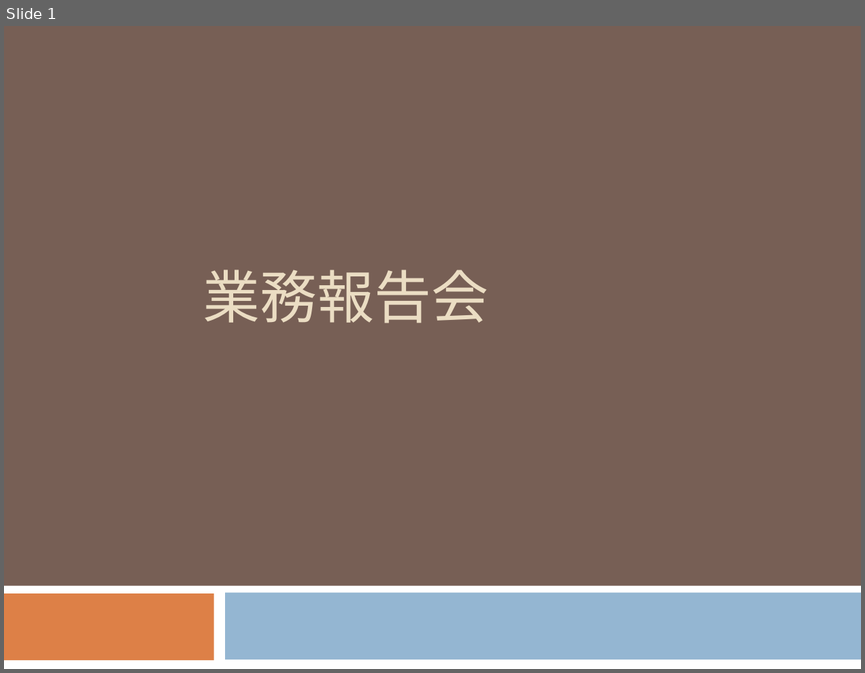
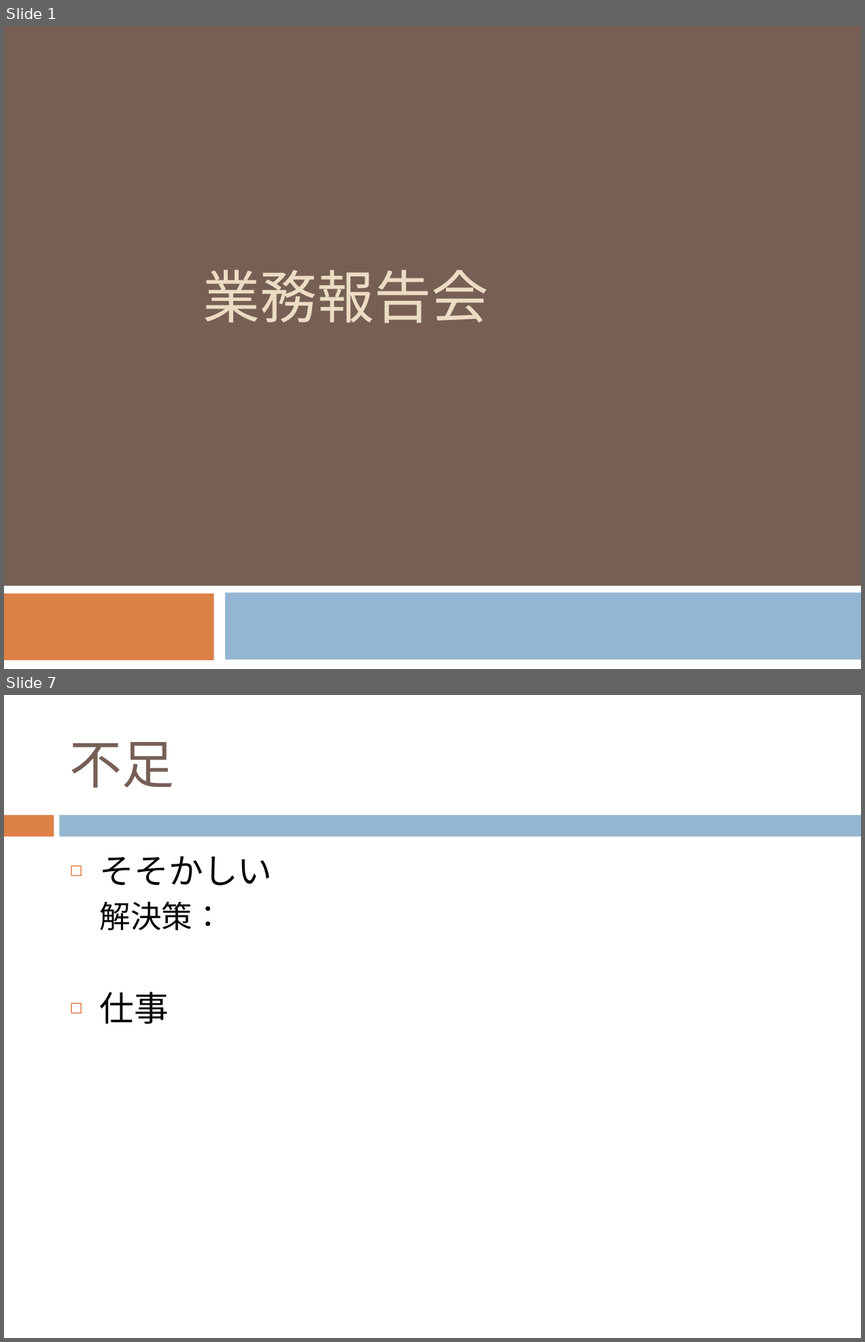
Before and after one commit to uil330/git, a slide deck: 業務報告.ppt. Shown one above the other, each under a label of ours: slide 1 before the commit, slides 1 and 7 after it; the slides between them are not shown. The pictures are 865x673 and 865x1342 pixels, drawn with LibreOffice and Linux fonts; fonts in the diff are those of the drawing. Boxes give left, top, right and bottom in pixels: in the first picture for what was removed or moved away, otherwise in the second. Text is boxed around its words. In the diff, an @@ line names an element or a change of style, - is before the commit and + after.

```diff
--- a/業務報告.ppt
+++ b/業務報告.ppt
@@ slide 7 added at (4,695,861,1338), background #FFFFFF @@
@@ title added at (70,742,175,787), 44 pt, text #775F55 @@
+不足
@@ rectangle added at (4,815,54,836), fill #DD8047 @@
@@ rectangle added at (60,815,861,836), fill #94B6D2 @@
@@ text added at (100,856,273,1024), 29 pt, text #000000 @@
+◻ そそかしい
+  解決策：
+◻ 仕事
```
Also in this commit, not shown: 3 slides changed, 4 other slides added, 2 slides removed.
